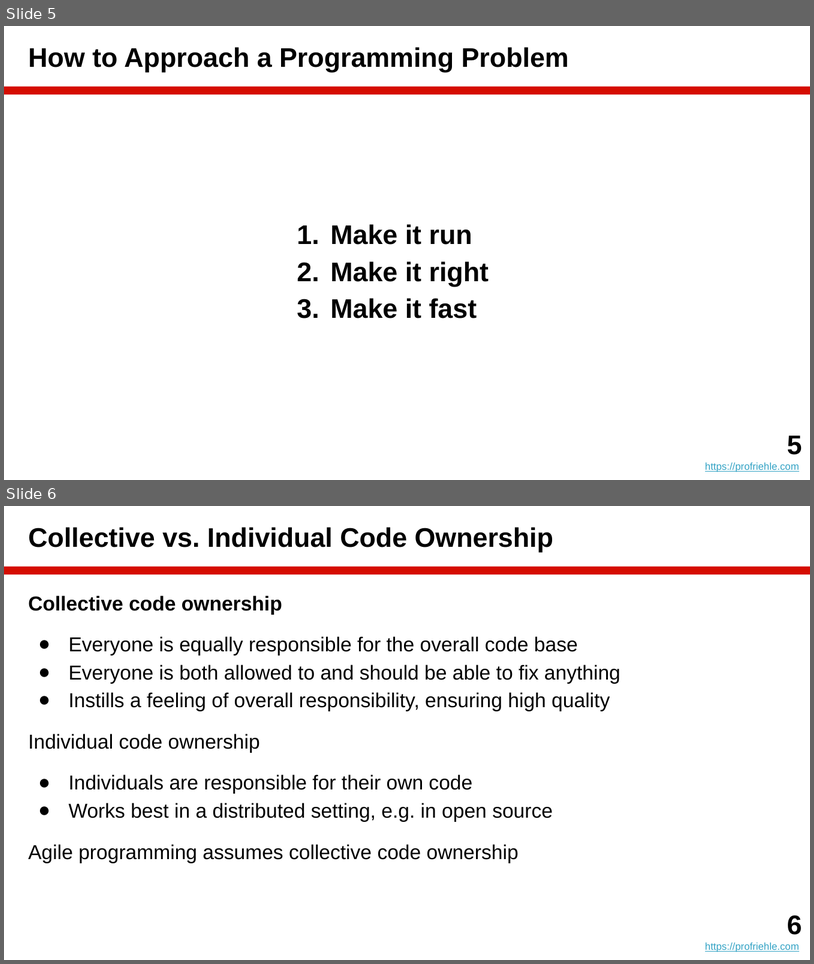
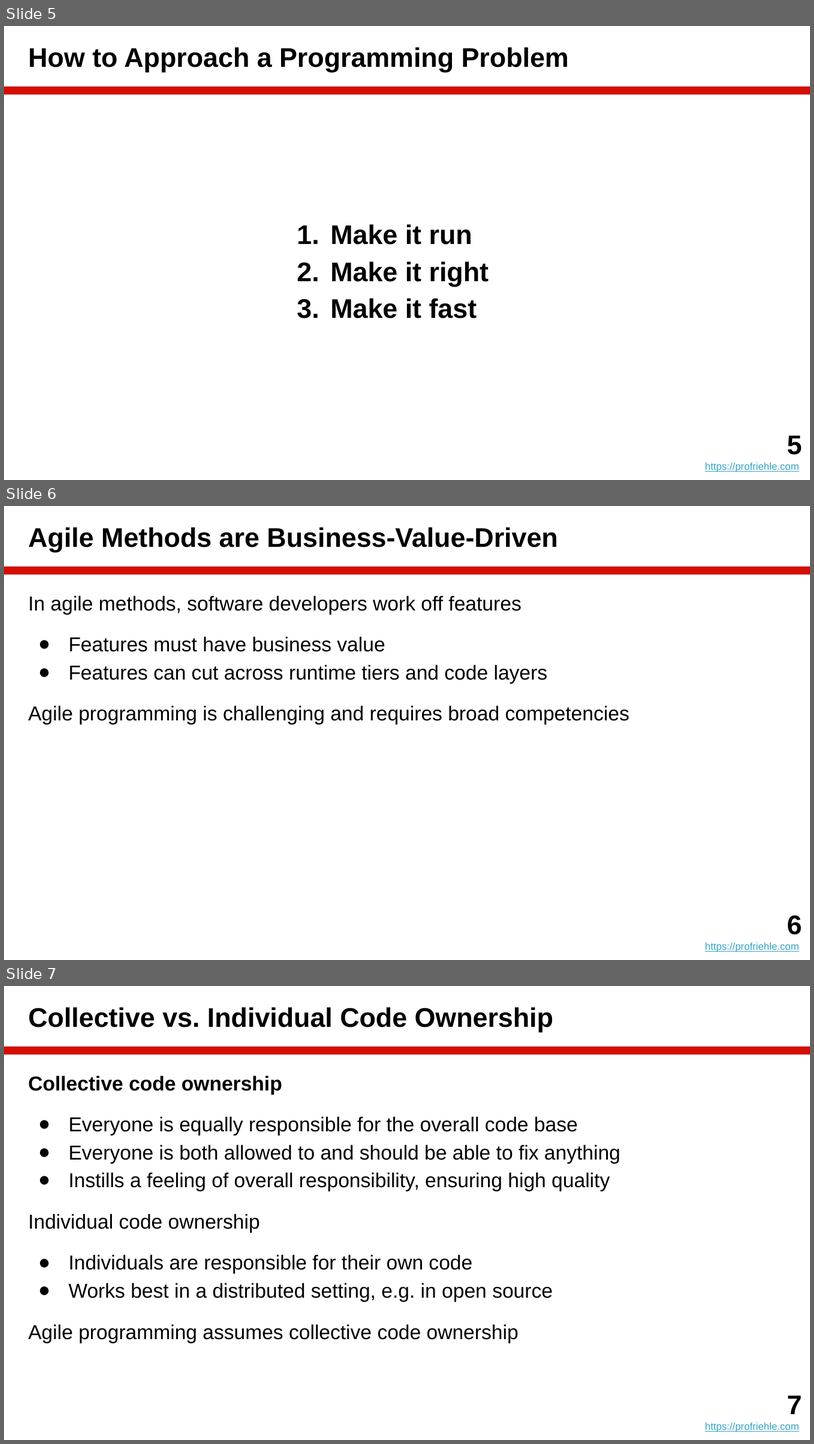
Before and after one commit to dirkriehle/amos-course, a slide deck: Lecture slides/AMOS B05 - Agile Programming.pptx. Shown one above the other, each under a label of ours: slides 5 and 6 before the commit, slides 5, 6 and 7 after it. The pictures are 814x964 and 814x1444 pixels, drawn with LibreOffice and Linux fonts; fonts in the diff are those of the drawing. Boxes give left, top, right and bottom in pixels: in the first picture for what was removed or moved away, otherwise in the second. Text is boxed around its words. In the diff, an @@ line names an element or a change of style, - is before the commit and + after.

```diff
--- a/Lecture slides/AMOS B05 - Agile Programming.pptx
+++ b/Lecture slides/AMOS B05 - Agile Programming.pptx
@@ slide 6 added at bbox=[4, 506, 810, 960], background #FFFFFF; not listed: 1 template element that a slide beside it also shows @@
@@ title added at bbox=[28, 527, 558, 552], 24 pt, text #000000, bold @@
+Agile Methods are Business-Value-Driven
@@ text added at bbox=[28, 595, 630, 724], 18 pt, text #000000 @@
+In agile methods, software developers work off features
+● Features must have business value
+● Features can cut across runtime tiers and code layers
+Agile programming is challenging and requires broad competencies
@@ text added at bbox=[705, 915, 803, 952], 9 pt, text #34A3C5, underline @@
+6
+https://profriehle.com
@@ what was slide 6 is now slide 7 @@
@@ text at bbox=[788, 1395, 803, 1414]: text changed @@
-6
+7
```
Also in this commit, not shown: 1 slide changed, 1 other slide added, 5 other files.
